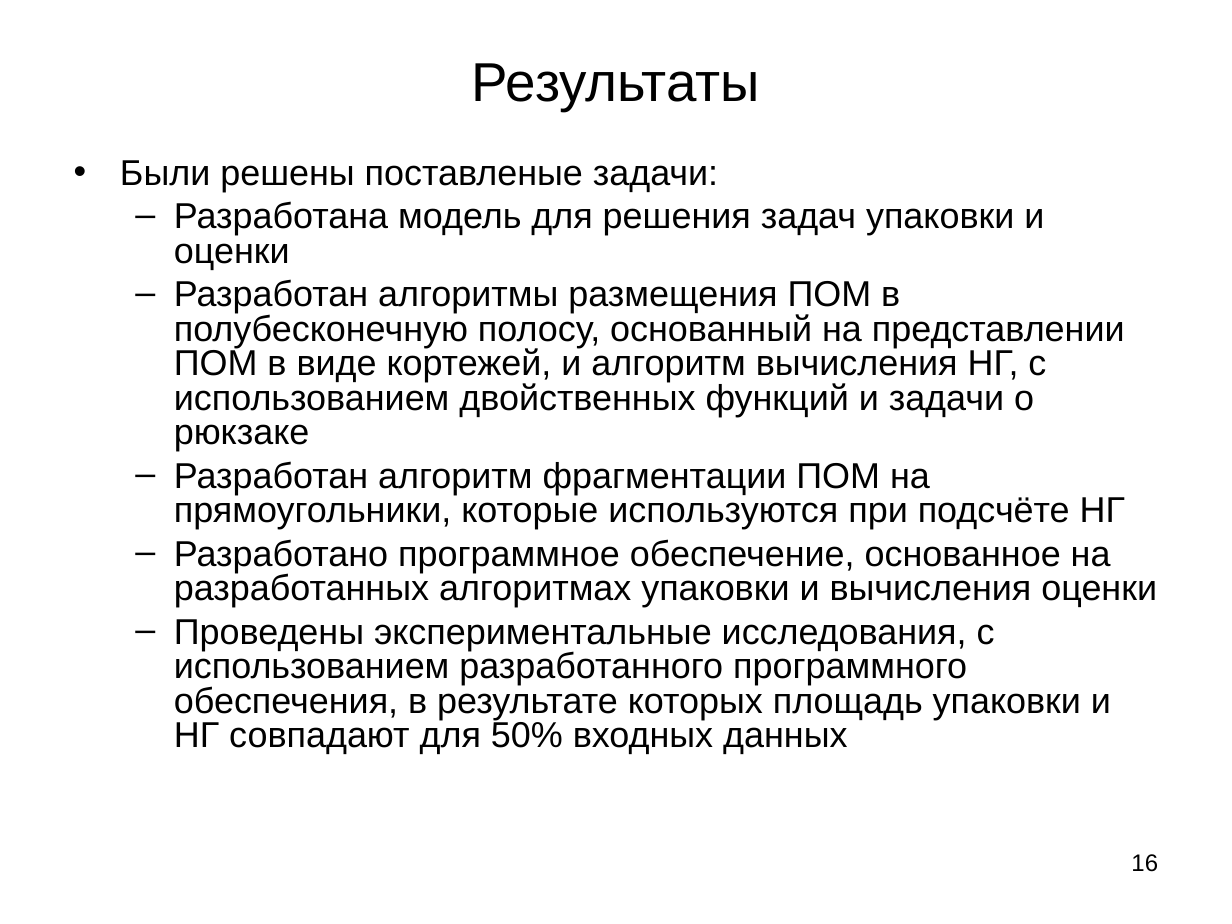
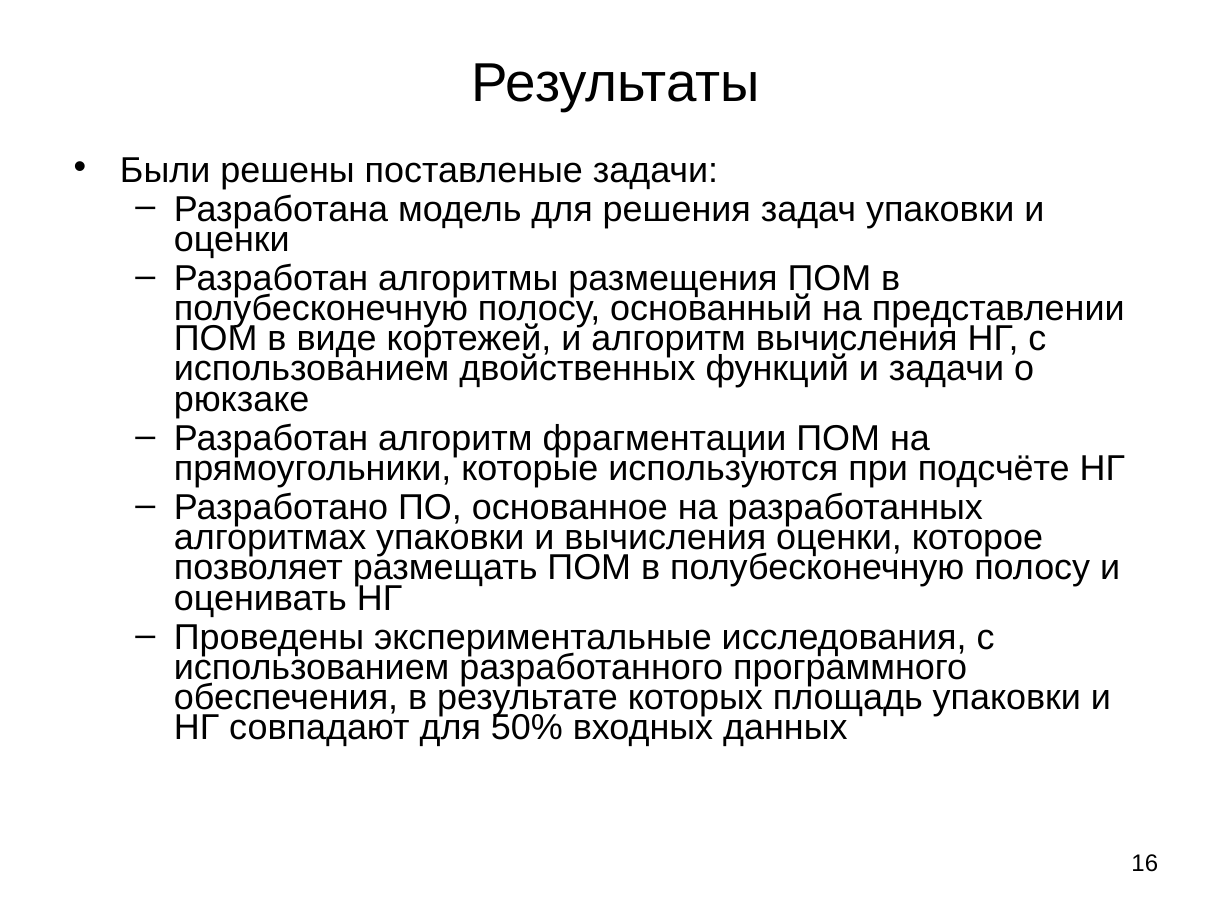
Before and after one commit to zingibertram/thesis-dissertation, a slide deck: slide 16 of Отчёт/Презентация.ppt. Drawn at 1232x924 pixels with LibreOffice and Linux fonts; fonts in the diff are those of the drawing. Boxes give left, top, right and bottom in pixels: in the first picture for what was removed or moved away, otherwise in the second. Text is boxed around its words. In the diff, an @@ line names an element or a change of style, - is before the commit and + after.

Commit message:
Недочёт

```diff
--- a/Отчёт/Презентация.ppt
+++ b/Отчёт/Презентация.ppt
@@ text at (120, 157, 1125, 746): line spacing 0.8 to 0.7 @@
@@ text at (174, 492, 1120, 617): text changed @@
-  – Разработано программное обеспечение, основанное на разработанных алгоритмах упаковки и вычисления оценки
+  – Разработано ПО, основанное на разработанных алгоритмах упаковки и вычисления оценки, которое позволяет размещать ПОМ в полубесконечную полосу и оценивать НГ
```
